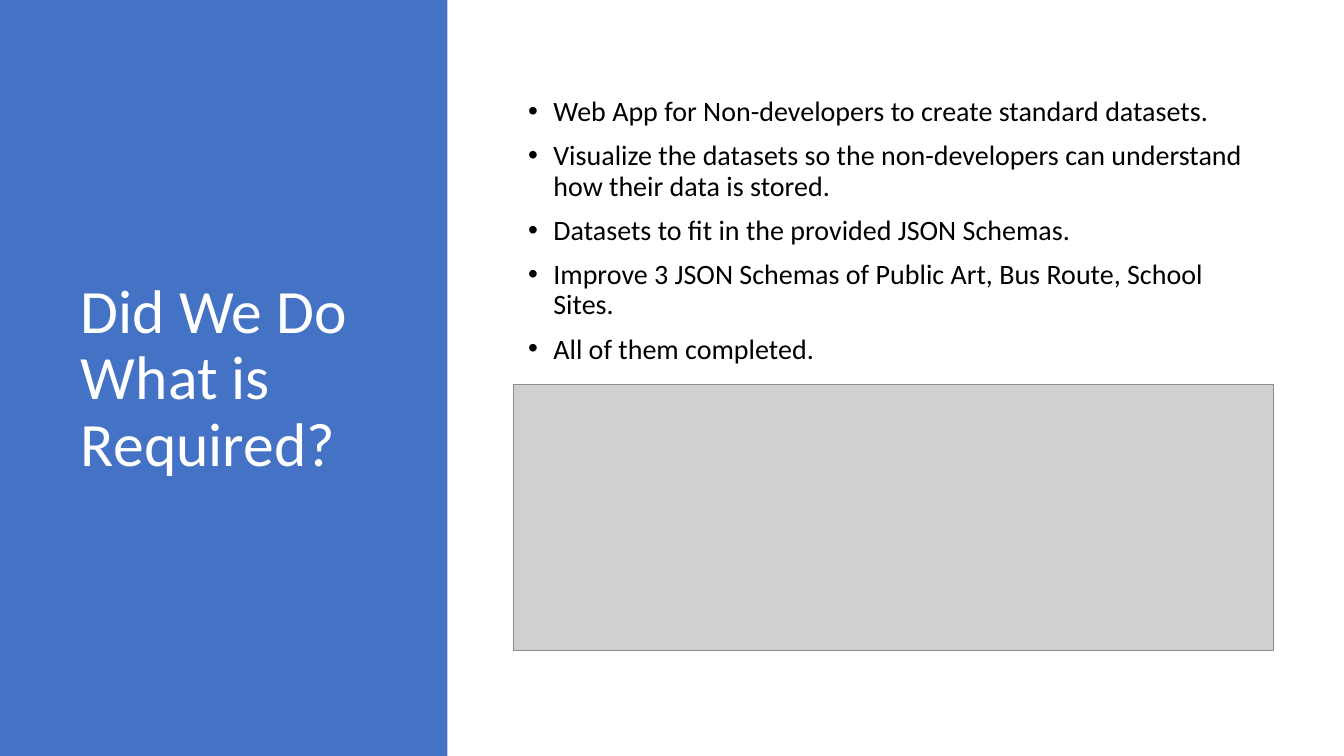
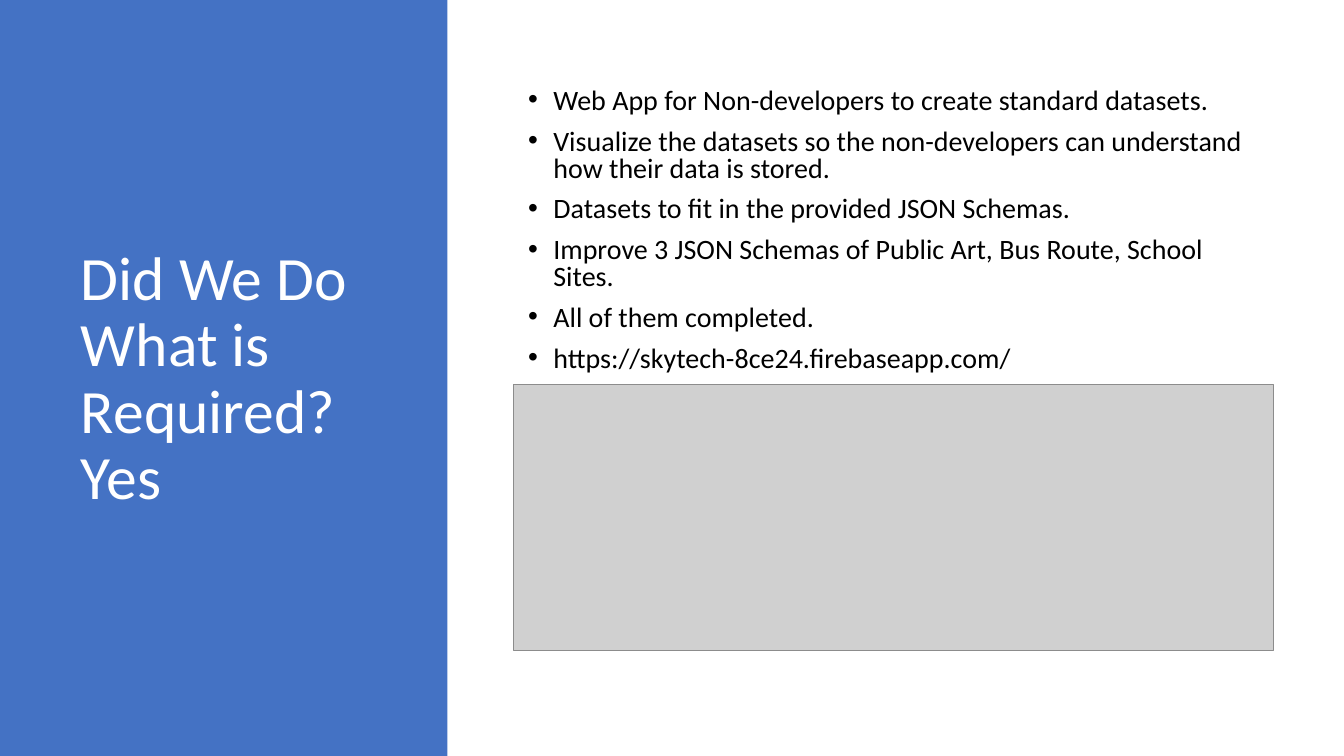
Before and after one commit to mikah13/test-skt, a slide deck: slide 8 of presentationPrep/OpenDataEditorPresentation.pptx (slide 6 before the commit). Drawn at 1344x756 pixels with LibreOffice and Linux fonts; fonts in the diff are those of the drawing; grey boxes stand for pictures. Boxes give left, top, right and bottom in pixels: in the first picture for what was removed or moved away, otherwise in the second. Text is boxed around its words. In the diff, an @@ line names an element or a change of style, - is before the commit and + after.

Commit message:
schema push
Schema push just in case

```diff
--- a/presentationPrep/OpenDataEditorPresentation.pptx
+++ b/presentationPrep/OpenDataEditorPresentation.pptx
@@ text at [553, 90, 1241, 332]: line spacing 0.9 to 0.8 @@
@@ title at [81, 257, 346, 500]: text changed @@
-Did We Do What is Required?
+Did We Do What is Required?
+Yes
@@ text at [553, 348, 1010, 373]: paragraph added @@
+• https://skytech-8ce24.firebaseapp.com/
```
Also in this commit, not shown: 3 other slides changed, 6 slides added, 1 other file.
